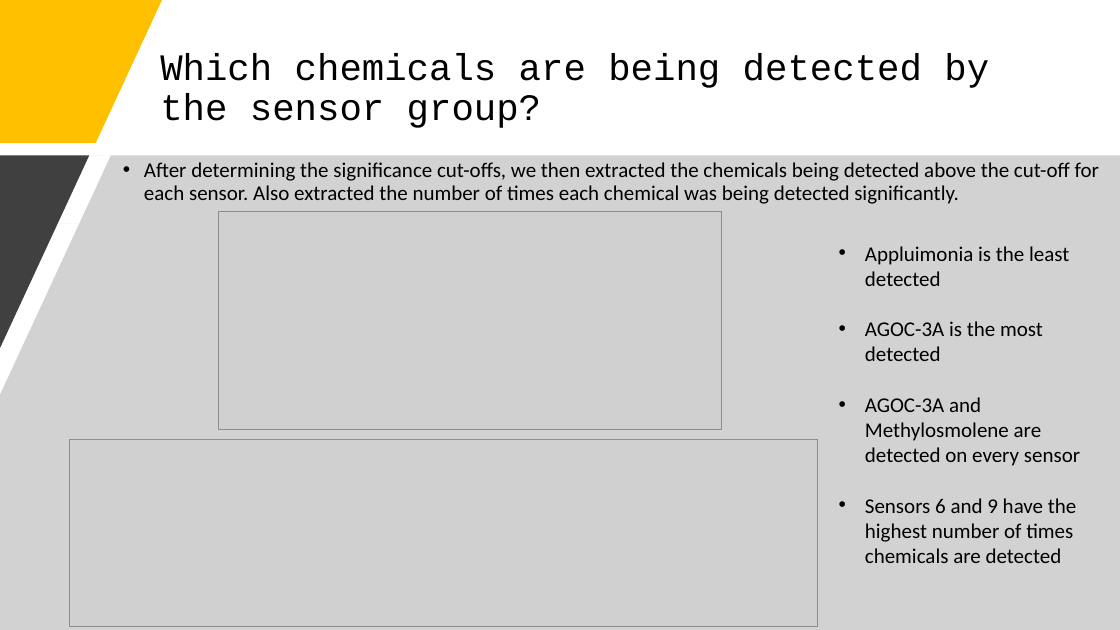
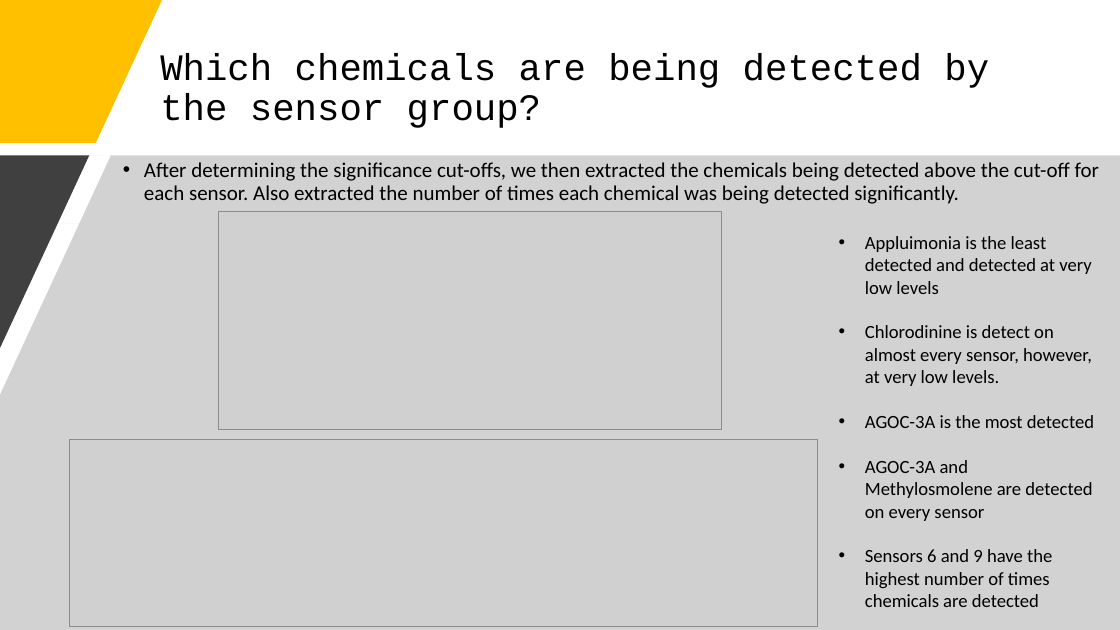
Before and after one commit to j-tice/capstone_final, a slide deck: slide 8 of Capstone Final Project Presentation.pptx. Drawn at 1120x630 pixels with LibreOffice and Linux fonts; fonts in the diff are those of the drawing; grey boxes stand for pictures. Boxes give left, top, right and bottom in pixels: in the first picture for what was removed or moved away, otherwise in the second. Text is boxed around its words. In the diff, an @@ line names an element or a change of style, - is before the commit and + after.

```diff
--- a/Capstone Final Project Presentation.pptx
+++ b/Capstone Final Project Presentation.pptx
@@ text "Appluimonia is the least detected ...": place and size @@
-text "Appluimonia is the least detected ..." at [865, 246, 1080, 563]
+text "Appluimonia is the least detected ..." at [865, 236, 1094, 607]
@@ text at [865, 236, 1092, 386]: text changed; size 18 to 16 pt @@
-• Appluimonia is the least detected
+• Appluimonia is the least detected and detected at very low levels
+• Chlorodinine is detect on almost every sensor, however, at very low levels.
@@ text at [865, 415, 1094, 607]: size 18 to 16 pt in "AGOC-3A is the most detected", "AGOC-3A and Methylosmolene are detected on every ...", "Sensors 6 and 9 have the highest ..." @@
```
Also in this commit, not shown: 3 other slides changed, 1 slide added, 1 slide removed, 1 other file.
